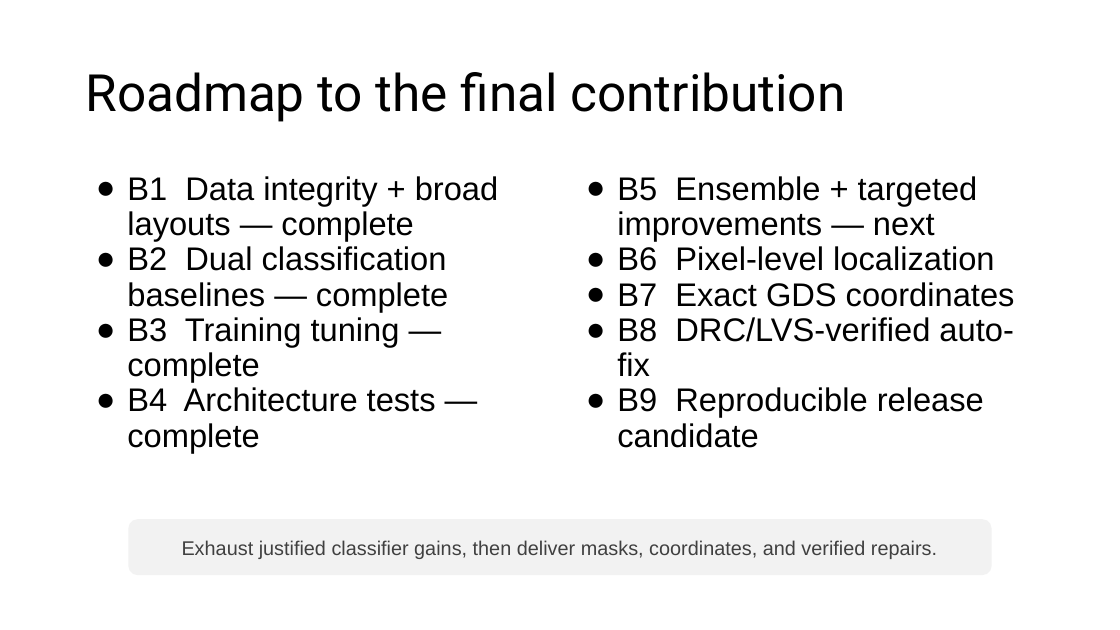
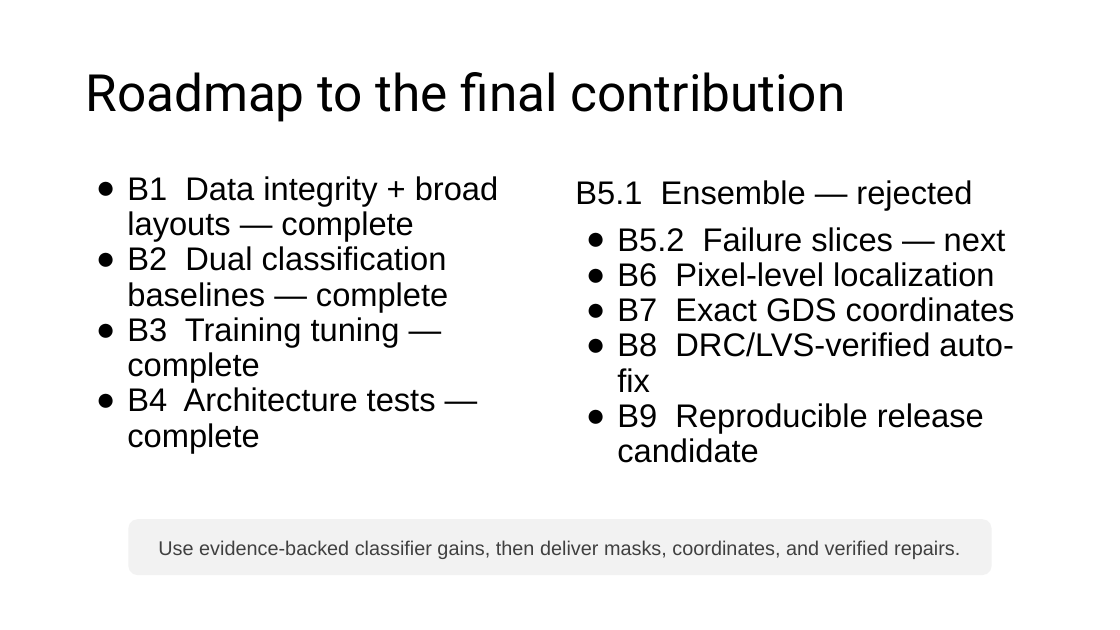
Before and after one commit to nocleo/ADVLSI2_Project_updated, a slide deck: slide 15 of presentation/ADVLSI2_DRC_CNN_Project_Progress.pptx. Drawn at 1120x630 pixels with LibreOffice and Linux fonts; fonts in the diff are those of the drawing. Boxes give left, top, right and bottom in pixels: in the first picture for what was removed or moved away, otherwise in the second. Text is boxed around its words. In the diff, an @@ line names an element or a change of style, - is before the commit and + after.

Commit message:
Document completed B5 ensemble experiment

```diff
--- a/presentation/ADVLSI2_DRC_CNN_Project_Progress.pptx
+++ b/presentation/ADVLSI2_DRC_CNN_Project_Progress.pptx
@@ text at (x1=575, y1=180, x2=1006, y2=252): text changed @@
-● B5 Ensemble + targeted improvements — next
+● B5.1 Ensemble — rejected
+  B5.2 Failure slices — next
@@ text in rounded rectangle at (x1=158, y1=540, x2=960, y2=559): text changed @@
-Exhaust justified classifier gains, then deliver masks, coordinates, and verified repairs.
+Use evidence-backed classifier gains, then deliver masks, coordinates, and verified repairs.
```
Also in this commit, not shown: 5 other slides changed, 5 other files.
